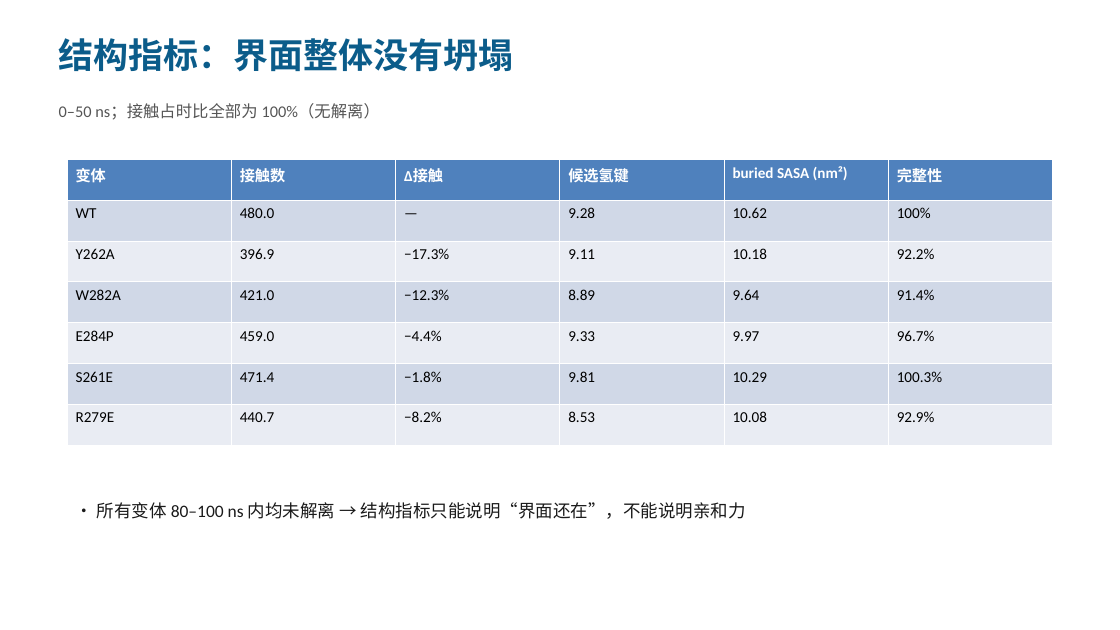
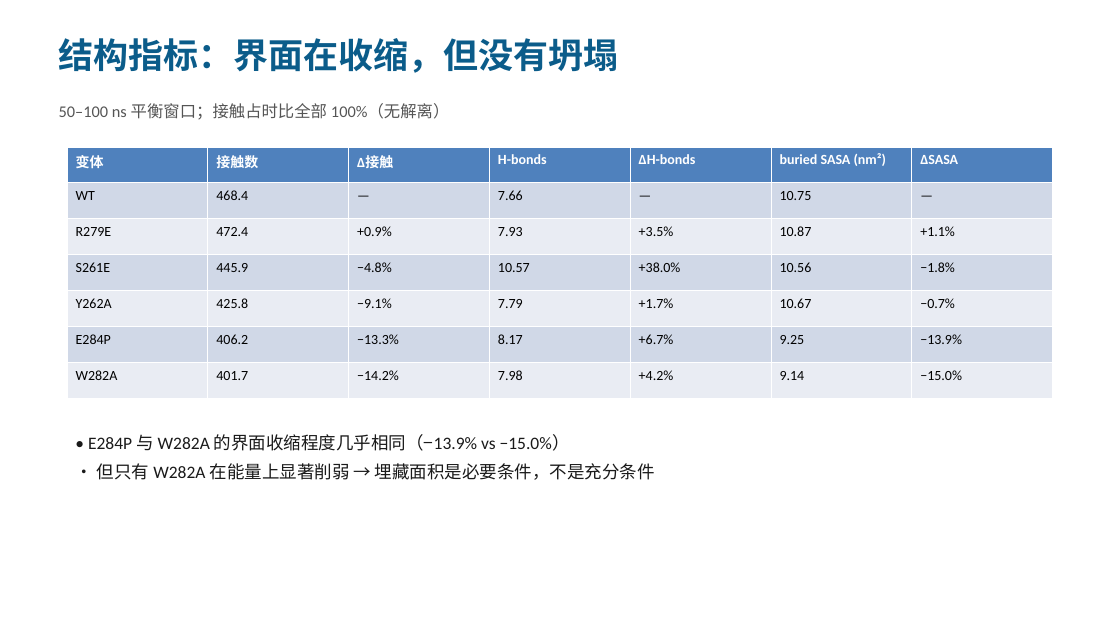
Before and after one commit to wangran-bio-ai/StructurePrep-Toolkit, a slide deck: slide 3 of results/MD_results_summary.pptx. Drawn at 1120x630 pixels with LibreOffice and Linux fonts; fonts in the diff are those of the drawing. Boxes give left, top, right and bottom in pixels: in the first picture for what was removed or moved away, otherwise in the second. Text is boxed around its words. In the diff, an @@ line names an element or a change of style, - is before the commit and + after.

Commit message:
docs(results): 50-100 ns comparison figure; refresh results PPT slide 3

```diff
--- a/results/MD_results_summary.pptx
+++ b/results/MD_results_summary.pptx
@@ text at (59,38,619,73): text changed @@
-结构指标：界面整体没有坍塌
+结构指标：界面在收缩，但没有坍塌
@@ text at (59,103,449,120): text changed @@
-0–50 ns；接触占时比全部为 100%（无解离）
+50–100 ns 平衡窗口；接触占时比全部 100%（无解离）
@@ table at (67,147,1055,399) @@
-column 1: 变体 | WT | Y262A | W282A | E284P | S261E | R279E
-column 2: 接触数 | 480.0 | 396.9 | 421.0 | 459.0 | 471.4 | 440.7
-column 3: Δ接触 | — | −17.3% | −12.3% | −4.4% | −1.8% | −8.2%
-column 4: 候选氢键 | 9.28 | 9.11 | 8.89 | 9.33 | 9.81 | 8.53
-column 5: buried SASA (nm²) | 10.62 | 10.18 | 9.64 | 9.97 | 10.29 | 10.08
-column 6: 完整性 | 100% | 92.2% | 91.4% | 96.7% | 100.3% | 92.9%
+column 1: 变体 | WT | R279E | S261E | Y262A | E284P | W282A
+column 2: 接触数 | 468.4 | 472.4 | 445.9 | 425.8 | 406.2 | 401.7
+column 3: Δ接触 | — | +0.9% | −4.8% | −9.1% | −13.3% | −14.2%
+column 4: H-bonds | 7.66 | 7.93 | 10.57 | 7.79 | 8.17 | 7.98
+column 5: ΔH-bonds | — | +3.5% | +38.0% | +1.7% | +6.7% | +4.2%
+column 6: buried SASA (nm²) | 10.75 | 10.87 | 10.56 | 10.67 | 9.25 | 9.14
+column 7: ΔSASA | — | +1.1% | −1.8% | −0.7% | −13.9% | −15.0%
@@ table: place and size @@
-table at (67,160,1055,445)
+table at (67,147,1055,399)
@@ text at (88,434,655,480): text changed @@
-• 所有变体 80–100 ns 内均未解离 → 结构指标只能说明“界面还在”，不能说明亲和力
+• E284P 与 W282A 的界面收缩程度几乎相同（−13.9% vs −15.0%）
+• 但只有 W282A 在能量上显著削弱 → 埋藏面积是必要条件，不是充分条件
```
Also in this commit, not shown: 1 other file.
